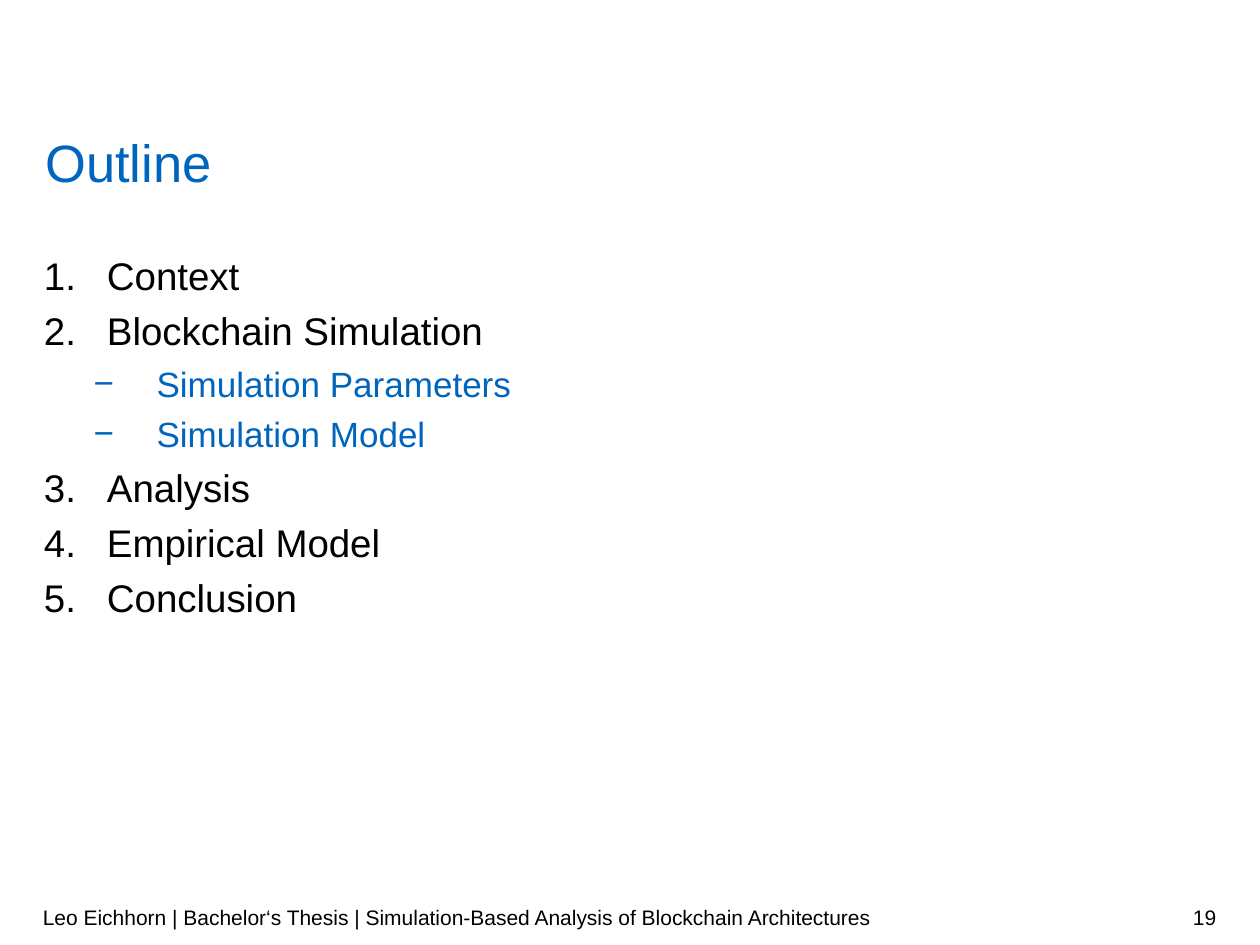
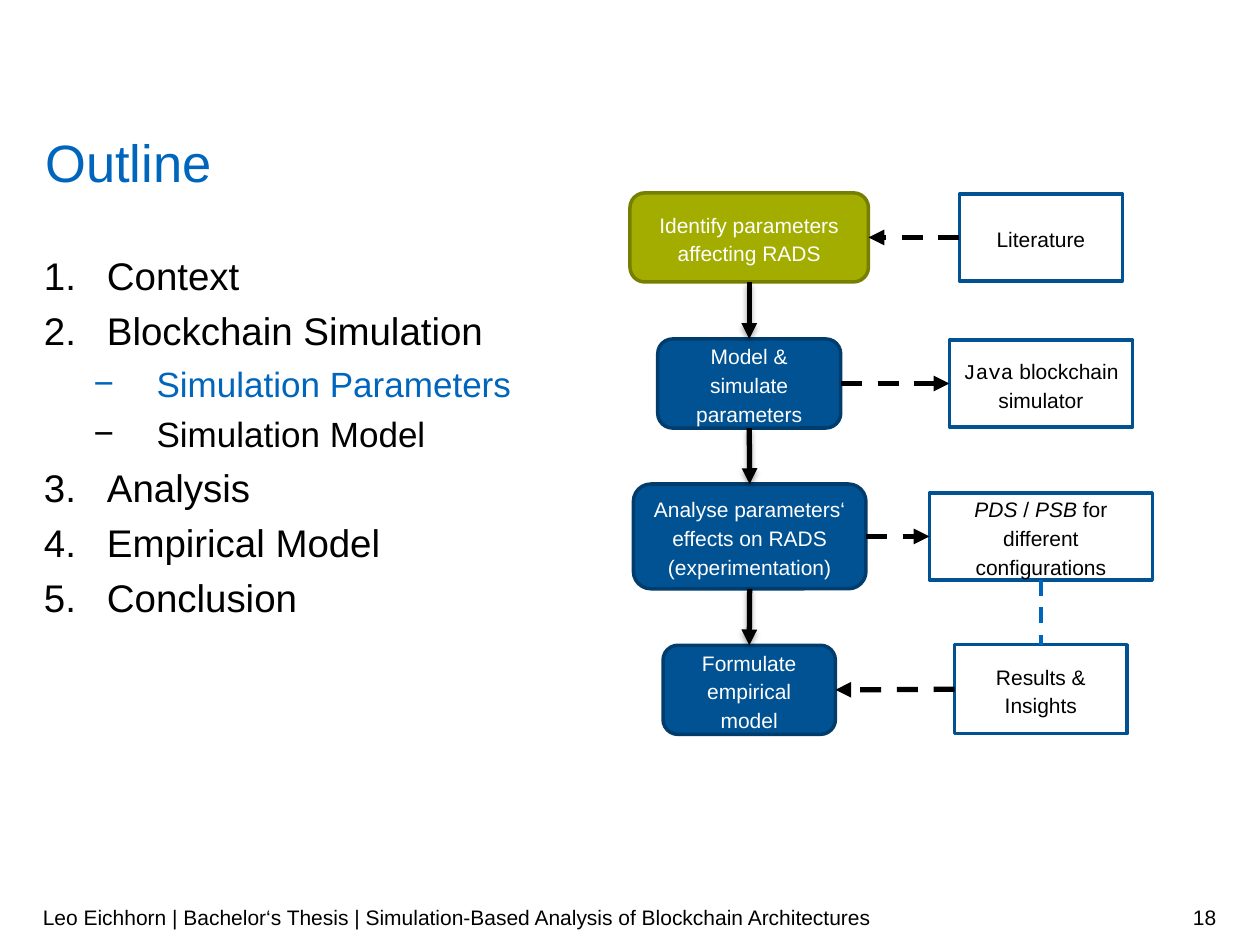
Before and after one commit to LeoEichhorn/Blockchain, a slide deck: slide 18 of Presentation/Blockchain.pptx (slide 19 before the commit). Drawn at 1260x945 pixels with LibreOffice and Linux fonts; fonts in the diff are those of the drawing; background and template pictures are left out. Boxes give left, top, right and bottom in pixels: in the first picture for what was removed or moved away, otherwise in the second. Text is boxed around its words. In the diff, an @@ line names an element or a change of style, - is before the commit and + after.

```diff
--- a/Presentation/Blockchain.pptx
+++ b/Presentation/Blockchain.pptx
@@ rounded rectangle added at [630,193,868,282], fill #A2AD00, outline #788000 2 pt, 12 pt, text #FFFFFF @@
+Identify parameters affecting RADS
@@ rectangle added at [959,194,1121,281], fill #FFFFFF, outline #005293 2 pt, 12 pt, text #000000 @@
+Literature
@@ arrow added from (959, 237) to (868, 237), #000000 3 pt dashed @@
@@ arrow added from (750, 282) to (750, 339), #000000 3 pt @@
@@ rounded rectangle added at [658,339,840,428], fill #005293, outline #003D6D 2 pt, 12 pt, text #FFFFFF @@
+Model & simulate parameters
@@ rectangle added at [949,340,1131,427], fill #FFFFFF, outline #005293 2 pt, 12 pt, text #000000 @@
+Java blockchain simulator
@@ arrow added from (840, 383) to (949, 383), #000000 3 pt dashed @@
@@ text at [157,421,425,448]: text colour #0065BD to #000000 in "Simulation Model" @@
@@ arrow added from (750, 428) to (750, 484), #000000 3 pt @@
@@ rounded rectangle added at [634,484,867,588], fill #005293, outline #003D6D 2 pt, 12 pt, text #FFFFFF @@
+Analyse parameters‘ effects on RADS (experimentation)
@@ rectangle added at [930,493,1153,580], fill #FFFFFF, outline #005293 2 pt, 12 pt, text #000000 @@
+PDS / PSB for different configurations
@@ arrow added from (866, 537) to (930, 537), #000000 3 pt dashed @@
@@ arrow added from (750, 588) to (750, 645), #000000 3 pt @@
@@ line added from (1041, 580) to (1041, 645), #0065BD 2.25 pt dashed @@
@@ rounded rectangle added at [663,645,835,735], fill #005293, outline #003D6D 2 pt, 12 pt, text #FFFFFF @@
+Formulate empirical model
@@ rectangle added at [955,645,1128,735], fill #FFFFFF, outline #005293 2 pt, 12 pt, text #000000 @@
+Results & Insights
@@ arrow added from (955, 689) to (835, 690), #000000 3 pt dashed @@
@@ page number at [1193,910,1216,926]: text changed @@
-19
+18
```
Also in this commit, not shown: 21 other slides changed, 8 slides added, 19 other files.
